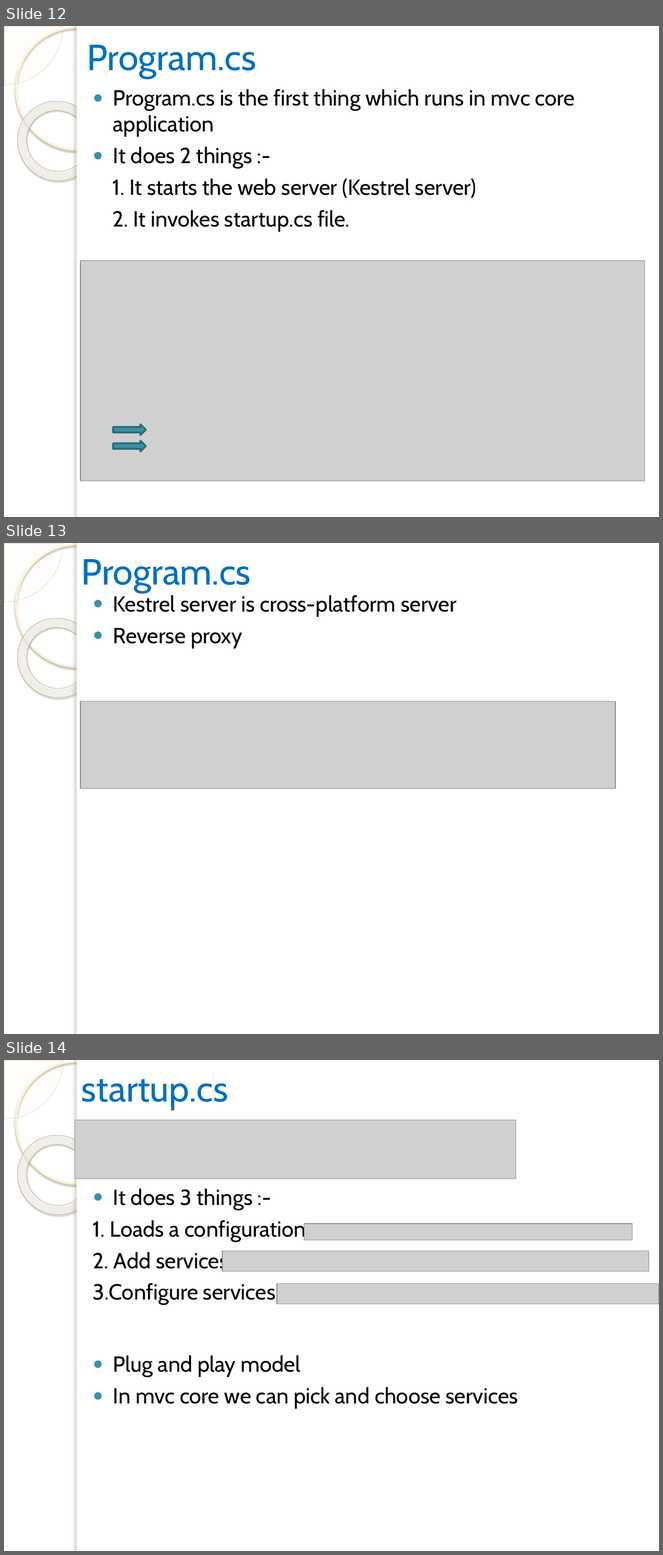
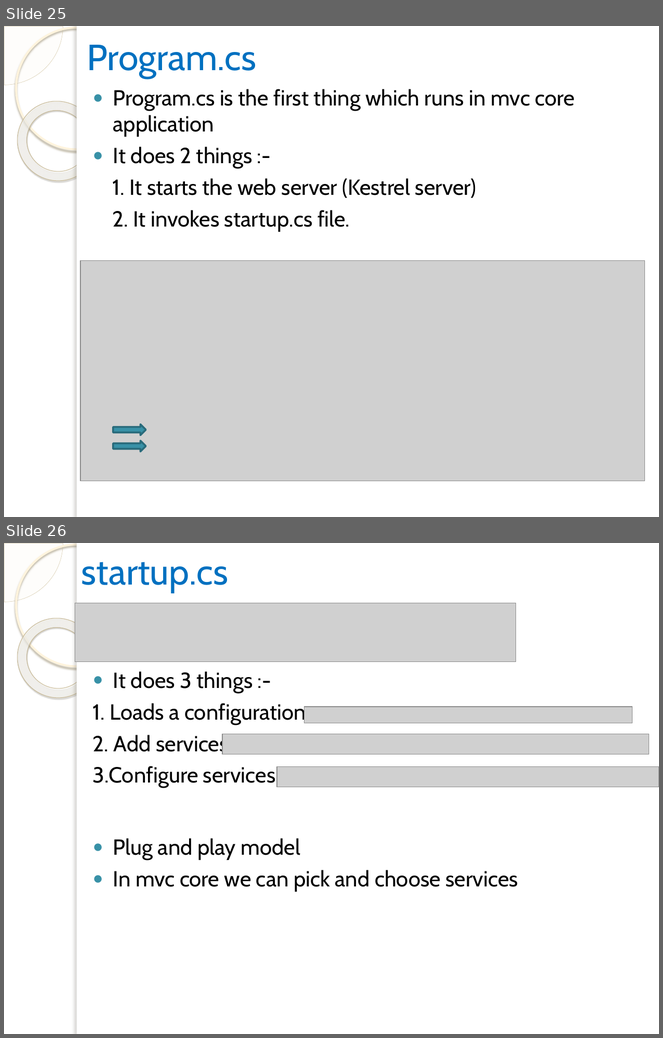
Before and after one commit to vgyureka/DotNetBig, a slide deck: CORE.pptx. Shown one above the other, each under a label of ours: slides 12, 13 and 14 before the commit, slides 25 and 26 after it. The pictures are 663x1555 and 663x1038 pixels, drawn with LibreOffice and Linux fonts; fonts in the diff are those of the drawing; grey boxes stand for pictures; background and template pictures are left out. Boxes give left, top, right and bottom in pixels: in the first picture for what was removed or moved away, otherwise in the second. Text is boxed around its words. In the diff, an @@ line names an element or a change of style, - is before the commit and + after.

```diff
--- a/CORE.pptx
+++ b/CORE.pptx
@@ slide 13 removed at bbox=[4, 543, 659, 1034], background picture (left out); not listed: 5 template elements that a slide beside it also shows @@
@@ title removed at bbox=[81, 559, 251, 593] @@
-Program.cs
@@ text removed at bbox=[113, 593, 457, 649] @@
-● Kestrel server is cross-platform server
-● Reverse proxy
@@ picture removed at bbox=[80, 702, 616, 788] @@
@@ what was slide 12 is now slide 25 @@
@@ what was slide 14 is now slide 26 @@
```
Also in this commit, not shown: 3 slides changed, 27 slides added, 1 other slide removed.
